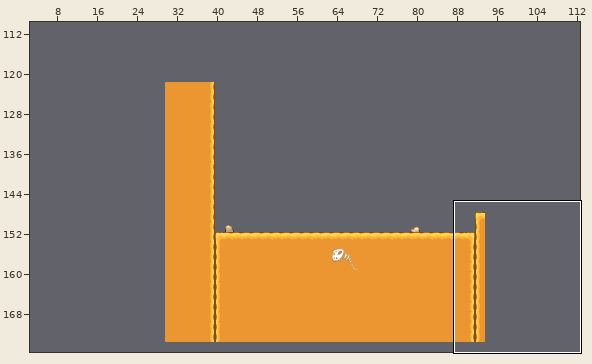
Tiled map, stored at Assets/Tilemaps/level1.tmx. The first picture is a wide view before the edit; the outline marks the close-up.
Close-up. As it was:
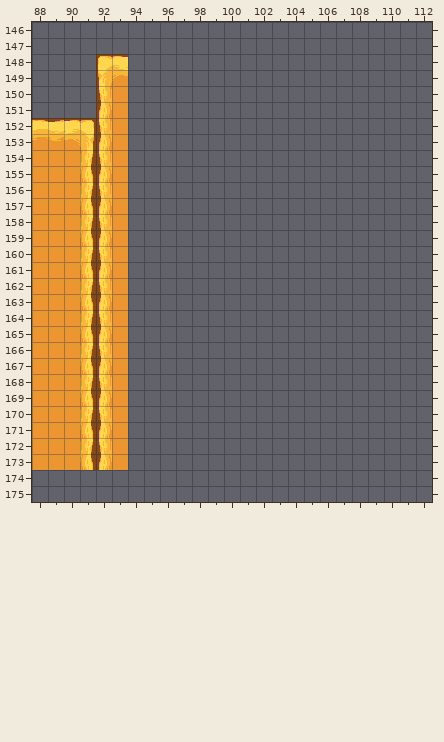
Cells are 16x16 px. Shown: x 88..112, y 146..175. The commit also changed other parts of the map, which this record leaves out. The old version is drawn lined up with the new one.
The same view after the edit:
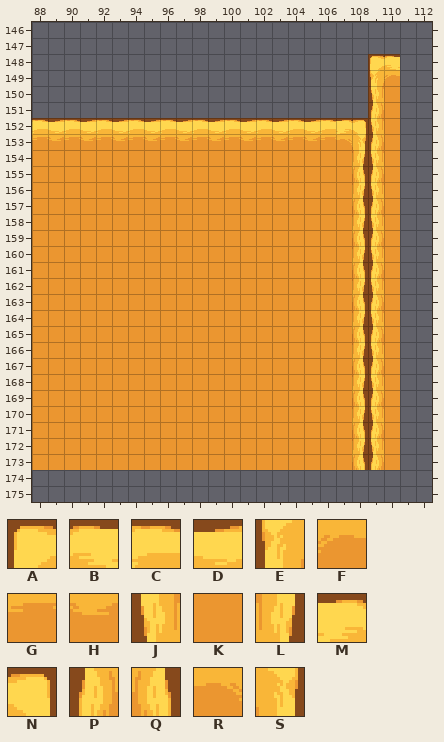
Key: from "tiles": A 1044, B 1045, C 1046, D 1047, E 1102, F 1103, G 1104, H 1105, J 1160, K 1161, L 1163, M 1164, N 1165, P 1218, Q 1221, R 1222, S 1223.
_ is an empty cell, . an unchanged one.
Changes in this commit:
map size 200x200 -> 500x200 cells (old content now starts at 30,0; both pictures use the new coordinates)
--- layer "Collidable"
@@ x 90..110 @@
-148 ..AB...............__
-149 ..EF...............__
-150 ..JK...............__
-151 ..PK...............__
-152 MNJK_________________
-153 RSPK_________________
-154 .LJ._________________
-155 .QP._________________
-156 .LJ._________________
-157 .QP._________________
-158 .LJ._________________
-159 .QP._________________
-160 .LJ._________________
-161 .QP._________________
-162 .LJ._________________
-163 .QP._________________
-164 .LJ._________________
-165 .QP._________________
-166 .LJ._________________
-167 .QP._________________
-168 .LJ._________________
-169 .QP._________________
-170 .LJ._________________
-171 .QP._________________
-172 .LJ._________________
-173 .QP._________________
+148 ..__...............AB
+149 ..__...............EF
+150 ..__...............JK
+151 ..__...............PK
+152 CDCDCDCDCDCDCDCDCMNJK
+153 GHGHGHGHGHGHGHGHGRSPK
+154 .KK.KKKKKKKKKKKKKKLJK
+155 .KK.KKKKKKKKKKKKKKQPK
+156 .KK.KKKKKKKKKKKKKKLJK
+157 .KK.KKKKKKKKKKKKKKQPK
+158 .KK.KKKKKKKKKKKKKKLJK
+159 .KK.KKKKKKKKKKKKKKQPK
+160 .KK.KKKKKKKKKKKKKKLJK
+161 .KK.KKKKKKKKKKKKKKQPK
+162 .KK.KKKKKKKKKKKKKKLJK
+163 .KK.KKKKKKKKKKKKKKQPK
+164 .KK.KKKKKKKKKKKKKKLJK
+165 .KK.KKKKKKKKKKKKKKQPK
+166 .KK.KKKKKKKKKKKKKKLJK
+167 .KK.KKKKKKKKKKKKKKQPK
+168 .KK.KKKKKKKKKKKKKKLJK
+169 .KK.KKKKKKKKKKKKKKQPK
+170 .KK.KKKKKKKKKKKKKKLJK
+171 .KK.KKKKKKKKKKKKKKQPK
+172 .KK.KKKKKKKKKKKKKKLJK
+173 .KK.KKKKKKKKKKKKKKQPK
Boxes around the changes in both close-ups, in picture pixels (x1, y1, x2, y2):
changed: (64, 54, 400, 470)
